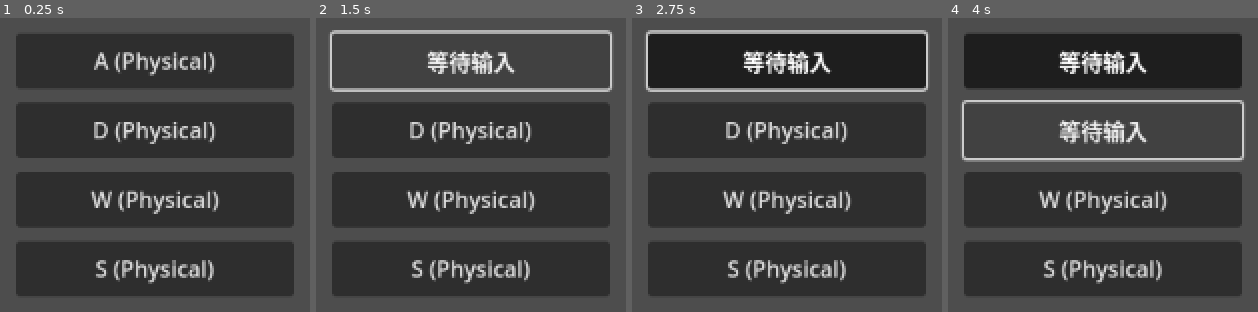
Above: before the commit, frames 1-4 (left to right).
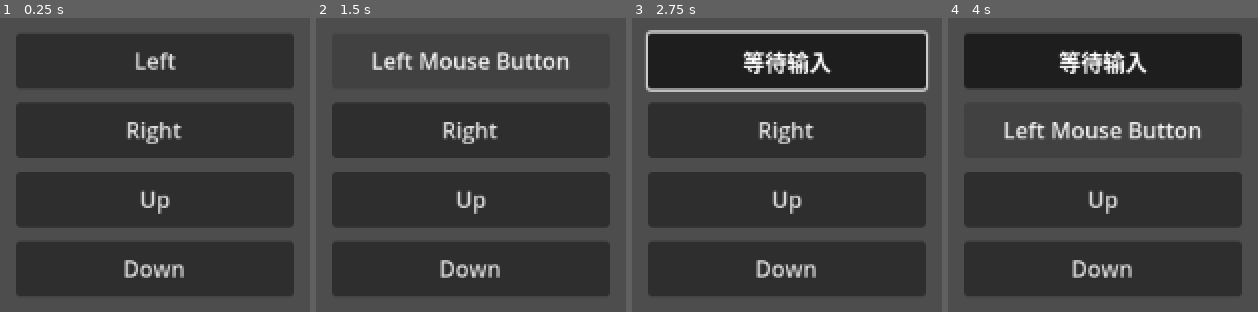
Above: after the commit, the same moments.

Repository: ER-MA/Godot-CameraController
Game: Godot game, scene res://remapper/InputMapper.tscn
The game is run twice, just before and just after one commit, with the same random seed, the same clock (stepped at 60 frames per second) and the same inputs. This scene is started directly instead of the project's main scene.
Inputs:
- Up to frame 1 (0.25 s): no input
- Up to frame 2 (1.5 s): click "A (Physical)" (after the commit: "Left") at 0.5 s; click "等待输入" at 1.25 s
- Up to frame 3 (2.75 s): click "等待输入" (after the commit: "Left Mouse Button") at 2 s
- Up to frame 4 (4 s): click "D (Physical)" (after the commit: "Right") at 2.75 s; click "等待输入" at 3.5 s

The runs differ from the first frame. In frame 1, 5.7% of the frame differs, in the area x 29-71%, y 11-91%; in frame 2, 9.6%, in the area x 4-96%, y 4-91%; in frame 3, 4.3%; in frame 4, 8.0%.

Commit message:
fix(InputRemapper): 完善自定义按键功能，增强健壮性，修复按键处理优先级问题；

Diff:
--- a/project.godot
+++ b/project.godot
@@ -22,21 +22,21 @@
 
 camera_left={
 "deadzone": 0.2,
-"events": [Object(InputEventKey,"resource_local_to_scene":fa …(119 unchanged characters)… ressed":false,"pressed":false,"keycode":0,"physical_keycode":65,"key_label":0,"unicode":97,"location":0,"echo":false,"script":null)
+"events": [Object(InputEventKey,"resource_local_to_scene":fa …(119 unchanged characters)… ressed":false,"pressed":false,"keycode":4194319,"physical_keycode":0,"key_label":0,"unicode":0,"location":0,"echo":false,"script":null)
 ]
 }
 camera_right={
 "deadzone": 0.2,
-"events": [Object(InputEventKey,"resource_local_to_scene":fa …(119 unchanged characters)… ressed":false,"pressed":false,"keycode":0,"physical_keycode":68,"key_label":0,"unicode":100,"location":0,"echo":false,"script":null)
+"events": [Object(InputEventKey,"resource_local_to_scene":fa …(119 unchanged characters)… ressed":false,"pressed":false,"keycode":4194321,"physical_keycode":0,"key_label":0,"unicode":0,"location":0,"echo":false,"script":null)
 ]
 }
 camera_up={
 "deadzone": 0.2,
-"events": [Object(InputEventKey,"resource_local_to_scene":fa …(119 unchanged characters)… ressed":false,"pressed":false,"keycode":0,"physical_keycode":87,"key_label":0,"unicode":119,"location":0,"echo":false,"script":null)
+"events": [Object(InputEventKey,"resource_local_to_scene":fa …(119 unchanged characters)… ressed":false,"pressed":false,"keycode":4194320,"physical_keycode":0,"key_label":0,"unicode":0,"location":0,"echo":false,"script":null)
 ]
 }
 camera_down={
 "deadzone": 0.2,
-"events": [Object(InputEventKey,"resource_local_to_scene":fa …(119 unchanged characters)… ressed":false,"pressed":false,"keycode":0,"physical_keycode":83,"key_label":0,"unicode":115,"location":0,"echo":false,"script":null)
+"events": [Object(InputEventKey,"resource_local_to_scene":fa …(119 unchanged characters)… ressed":false,"pressed":false,"keycode":4194322,"physical_keycode":0,"key_label":0,"unicode":0,"location":0,"echo":false,"script":null)
 ]
 }
--- a/remapper/InputMapper.tscn
+++ b/remapper/InputMapper.tscn
@@ -1,7 +1,23 @@
-[gd_scene load_steps=3 format=3 uid="uid://dlk0a7rpow1wo"]
+[gd_scene load_steps=4 format=3 uid="uid://dlk0a7rpow1wo"]
 
 [ext_resource type="Script" uid="uid://bje2it5f17xvw" path="res://remapper/input_mapper.gd" id="1_e1wqx"]
 [ext_resource type="Script" uid="uid://cqd170bxnytr0" path="res://remapper/remapper.gd" id="1_tl1yr"]
+
+[sub_resource type="GDScript" id="GDScript_e1wqx"]
+script/source = "extends Node2D
+
+
+func _unhandled_input(event: InputEvent) -> void:
+	if event.is_pressed():
+		if event.is_action(\"camera_left\") and event.is_pressed():
+			print(\"[camera_left]\")
+		if event.is_action(\"camera_right\") and event.is_pressed():
+			print(\"[camera_right]\")
+		if event.is_action(\"camera_up\") and event.is_pressed():
+			print(\"[camera_up]\")
+		if event.is_action(\"camera_down\") and event.is_pressed():
+			print(\"[camera_down]\")
+"
 
 [node name="InputMapper" type="Control"]
 layout_mode = 3
@@ -79,3 +95,6 @@
 script = ExtResource("1_tl1yr")
 input_mapper = NodePath("..")
 action = "camera_down"
+
+[node name="InputTest" type="Node2D" parent="."]
+script = SubResource("GDScript_e1wqx")
--- a/remapper/input_mapper.gd
+++ b/remapper/input_mapper.gd
@@ -2,40 +2,45 @@
 class_name InputMapper
 
 const  KEYMAPS_PATH = "user://keymaps.dat" # 按键映射文件的保存路径（需要在高级设置的“应用->配置”中开启和设置用户自定义目录）
-var keymaps: Dictionary
+var keymaps: Dictionary # 当前项目中所有动作和事件数组的键值对（动作数量取决于该脚本实例化时编辑器中的动作数量）
 
 
+func _init() -> void:
+	# 缓存编辑器中的所有动作
+	_update_keymaps()
+	# 加载本地缓存的按键映射（子节点会自己在ready阶段更新文本）
+	load_keymaps()
+
 func _ready() -> void:
+	pass
+
+
+func _update_keymaps() -> void:
 	for action in InputMap.get_actions(): # 获取当前项目中所有的动作
-		if InputMap.action_get_events(action).size() != 0: # 若动作中存在事件
-			keymaps[action] = InputMap.action_get_events(action)[0] # 则将动作添加为键，事件赋为值
-	# 加载本地缓存的按键映射
-	load_keymaps()
-	# 加载完成后让所有子节点更新文本（危险！！！）
-	for button in get_children():
-		button.update_text()
+		keymaps[action] = InputMap.action_get_events(action) # 则将动作添加为键，事件赋为值
+		# （不管返回的事件数组是否为空，先把动作存上，以防止编辑器中的动作未配置事件导致本地事件无法被加载）
 
 
 func load_keymaps() -> void:
 	if FileAccess.file_exists(KEYMAPS_PATH): # 若文件存在于路径中
+		# 开启并读取数据
 		var file: FileAccess = FileAccess.open(KEYMAPS_PATH, FileAccess.READ)
 		var local_keymaps: Dictionary = file.get_var(true) as Dictionary
 		file.close()
-		# 替换为加载的本地按键映射
+
+		# 替换按键映射
 		for action in keymaps.keys():
 			if local_keymaps.has(action):
 				InputMap.action_erase_events(action)
-				InputMap.action_add_event(action, local_keymaps[action])
-				keymaps[action] = InputMap.action_get_events(action)[0]
-				# 另一种写法，但是感觉没上面这种靠谱
-				#keymaps[action] = local_keymaps[action]
-				#InputMap.action_erase_events(action)
-				#InputMap.action_add_event(action, keymaps[action])
+				for event in local_keymaps[action]:
+					InputMap.action_add_event(action, event)
+				keymaps[action] = InputMap.action_get_events(action)
 
 	else: # 若文件不存在
-		save_keymaps()
+		save_keymaps() # 保存按键映射缓存到本地
 
 func save_keymaps() -> void:
+	_update_keymaps() # 先从编辑器更新，再缓存
 	var file: FileAccess = FileAccess.open(KEYMAPS_PATH, FileAccess.WRITE)
 	file.store_var(keymaps, true)
 	file.close()
--- a/remapper/remapper.gd
+++ b/remapper/remapper.gd
@@ -1,32 +1,38 @@
 extends Button
 
 @export var input_mapper: InputMapper
-@export var action: String
+@export var action: String ## 操作的动作
+@export var event_num: int ## 操作动作的第 num 个事件
 
 
 func _init() -> void:
-	toggle_mode = true
+	toggle_mode = true # 设置按钮为切换模式
 
 func _ready() -> void:
-	set_process_unhandled_input(false)
+	update_text() # 更新文本（权宜之计，需要确保InputMapper比这里更早读取本地按键映射）
 
 func _toggled(toggled_on: bool) -> void:
-	set_process_unhandled_input(toggled_on)
 	if toggled_on:
+		grab_focus()  # 确保获得焦点
 		text = "等待输入"
+	else:
+		release_focus() # 放弃焦点
 
-func _unhandled_input(event: InputEvent) -> void:
-	if event.is_pressed():
+func _gui_input(event: InputEvent) -> void: # 使用 _gui_input 确保所有键盘事件会优先进入此方法
+	if event.is_pressed() and button_pressed:
+		# 处理输入事件
 		InputMap.action_erase_events(action) # 从 action 对应的动作中擦除所有已绑定的事件
 		InputMap.action_add_event(action, event) # 将接收到的事件添加至 action 对应的动作中
-		button_pressed = false
-		release_focus() # 放弃焦点
-		update_text()
-		# 保存修改
-		# ...
-		# 另一种写法，但是依然感觉没上面这种靠谱
-		input_mapper.keymaps[action] = event
-		input_mapper.save_keymaps()
+		# 更新状态
+		button_pressed = false # 关闭按钮（在 _toggle() 函数中会自动放弃焦点）
+		update_text() # 更新文本
+		input_mapper.save_keymaps() # 保存修改
+		# 阻止事件继续传播
+		accept_event()
 
 func update_text() -> void:
-	text = InputMap.action_get_events(action)[0].as_text() # 从 action 对应的动作数组中读取第一个事件，并将其转为文本
+	var events = InputMap.action_get_events(action)
+	if events.size() > event_num:
+		text = events[event_num].as_text()
+	else:
+		text = "未绑定"
